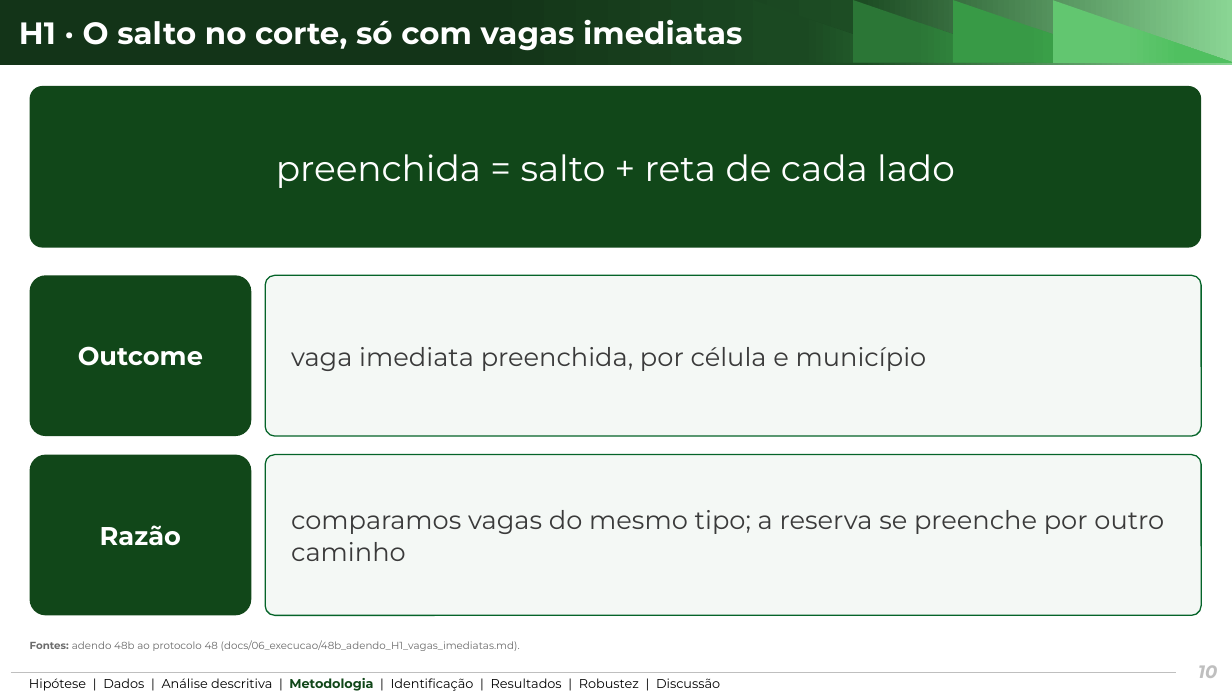
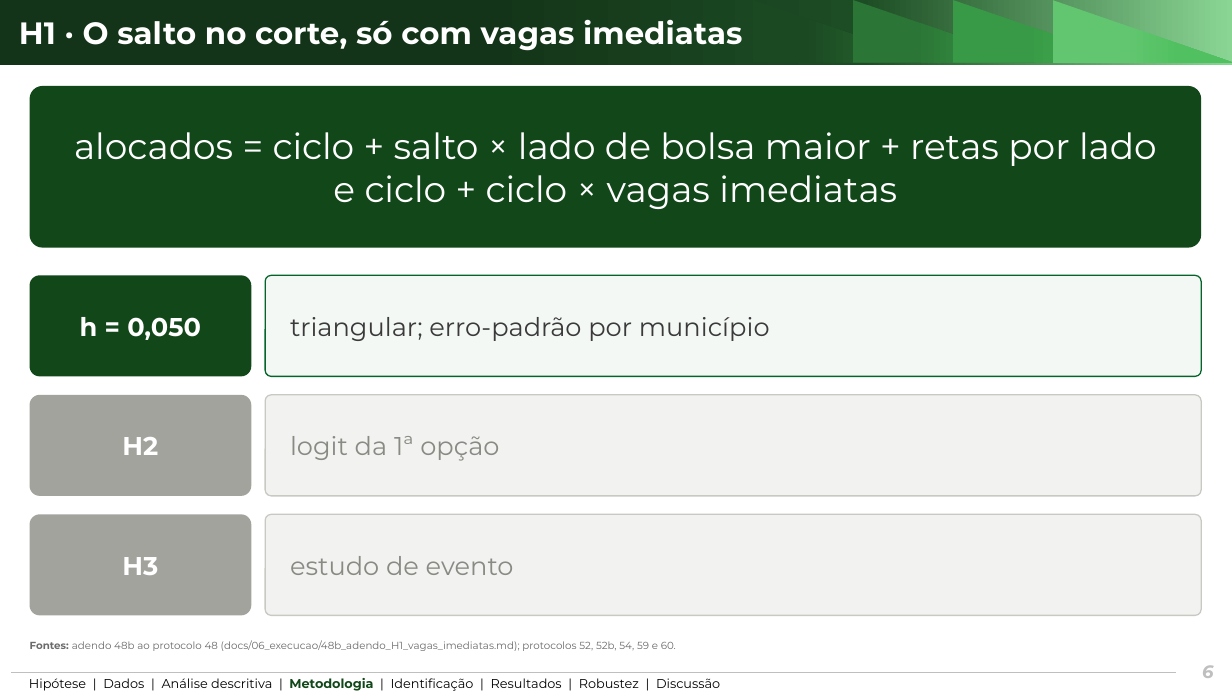
Before and after one commit to ka1victor/impact-eval-health-econ-pmme, a slide deck: slide 6 of output/apresentacao_banca2/deck_banca2_curto.pptx (slide 10 before the commit). Drawn at 1232x693 pixels with LibreOffice and Linux fonts; fonts in the diff are those of the drawing; background and template pictures are left out. Boxes give left, top, right and bottom in pixels: in the first picture for what was removed or moved away, otherwise in the second. Text is boxed around its words. In the diff, an @@ line names an element or a change of style, - is before the commit and + after.

```diff
--- a/output/apresentacao_banca2/deck_banca2_curto.pptx
+++ b/output/apresentacao_banca2/deck_banca2_curto.pptx
@@ text in rounded rectangle at (x1=74, y1=132, x2=1157, y2=209): text changed @@
-preenchida = salto + reta de cada lado
+alocados = ciclo + salto × lado de bolsa maior + retas por lado e ciclo + ciclo × vagas imediatas
@@ rounded rectangle "h = 0,050" resized from (x1=30, y1=275, x2=251, y2=436) to (x1=30, y1=275, x2=251, y2=376) @@
@@ rounded rectangle "triangular; erro-padrão por município" resized from (x1=265, y1=275, x2=1202, y2=436) to (x1=265, y1=275, x2=1202, y2=376) @@
@@ text in rounded rectangle at (x1=80, y1=317, x2=201, y2=340): text changed @@
-Outcome
+h = 0,050
@@ text in rounded rectangle at (x1=290, y1=317, x2=770, y2=341): text changed @@
-vaga imediata preenchida, por célula e município
+triangular; erro-padrão por município
@@ rounded rectangle "H2" resized from (x1=30, y1=455, x2=251, y2=616) to (x1=30, y1=395, x2=251, y2=495) @@
@@ rounded rectangle "H2" at (x1=30, y1=395, x2=251, y2=495): fill #114719 to #A3A39E @@
@@ rounded rectangle "logit da 1ª opção" resized from (x1=265, y1=455, x2=1202, y2=616) to (x1=265, y1=395, x2=1202, y2=495) @@
@@ rounded rectangle "logit da 1ª opção" at (x1=265, y1=395, x2=1202, y2=495): fill #F4F8F5 to #F2F2F0; outline #056429 1 pt to #C9C9C4 1 pt @@
@@ text in rounded rectangle at (x1=122, y1=437, x2=158, y2=455): text changed @@
-Razão
+H2
@@ text in rounded rectangle at (x1=290, y1=436, x2=499, y2=461): text changed; text colour #3A3A3A to #8A8A85 @@
-comparamos vagas do mesmo tipo; a reserva se preenche por outro caminho
+logit da 1ª opção
@@ rounded rectangle added at (x1=30, y1=515, x2=251, y2=616), fill #A3A39E, 20 pt, text #FFFFFF, bold @@
+H3
@@ rounded rectangle added at (x1=265, y1=515, x2=1202, y2=616), fill #F2F2F0, outline #C9C9C4 1 pt, 20 pt, text #8A8A85 @@
+estudo de evento
@@ text at (x1=30, y1=640, x2=676, y2=651): text changed @@
-Fontes: adendo 48b ao protocolo 48 (docs/06_execucao/48b_adendo_H1_vagas_imediatas.md).
+Fontes: adendo 48b ao protocolo 48 (docs/06_execucao/48b_adendo_H1_vagas_imediatas.md); protocolos 52, 52b, 54, 59 e 60.
@@ page number at (x1=1202, y1=665, x2=1213, y2=678): text changed @@
-10
+6
```
Also in this commit, not shown: 8 other slides changed, 2 slides added, 14 slides removed, 38 other files.
